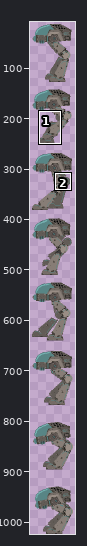
File history of a sprite sheet, img/bosses/water walker.png. Above, an overview of the earlier version with the close-up marked.
Close-up. The starting point:
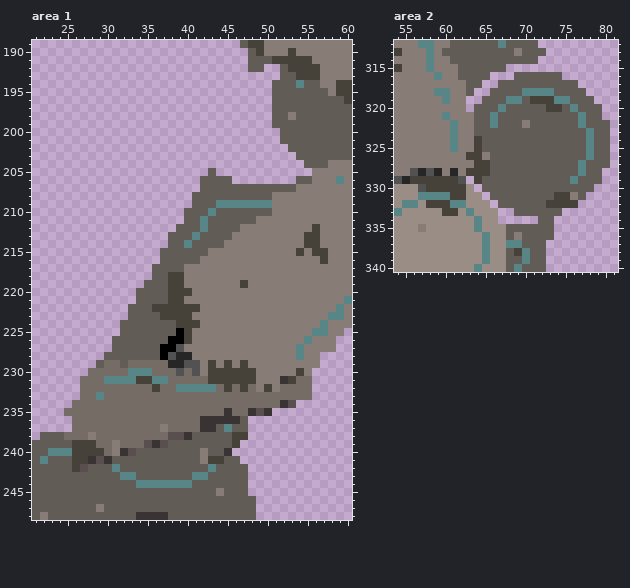
The file is 96x1024 pixels. Colours within 5 levels of each other are drawn and written as one. Shown: area 1: x 21..60, y 189..248; area 2: x 54..81, y 312..340. The wide view leaves out empty margins. The commit also changed other parts of the picture, which this record leaves out.
The result:
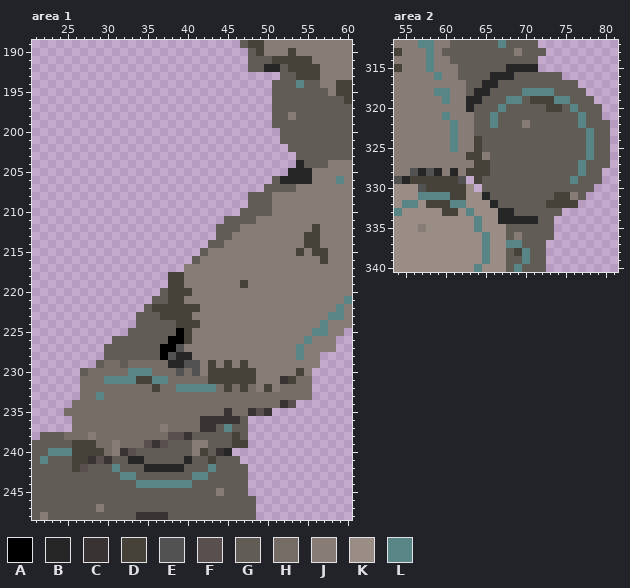
Palette (. is transparent): A #000000  B #262626  C #3a3333  D #464139  E #525252  F #594f4f  G #625c57  H #756c66  J #877d76  K #998d85  L #588585
From old to new:
Area 1:
y 192: x 50..51 .. -> BB
y 204: x 54 . -> B
y 205: x 43 G -> .; x 53..55 ... -> BBB
y 206: x 42..45 GGGG -> ....; x 51..55 ...GG -> GBBBB
y 207: x 42..49 GGGGGGGG -> ........
y 208: x 41..47 GGGGGGG -> .......
y 209: x 41..50 GGGLLLLLLL -> .......GGG
y 210: x 40..46 GGGLGGG -> .......
y 211: x 40..44 GGLGG -> .....
y 212: x 39..43 GGGLG -> .....
y 213: x 38..43 GGGLGG -> ......
y 214: x 38..42 GGLGG -> .....
y 215: x 37..41 GGGGG -> .....
y 216: x 37..40 GGGG -> ....
y 217: x 36..39 GGGG -> ....
y 218: x 36..37 GG -> ..
y 219: x 35..37 GGG -> ...
y 220: x 34..36 GGG -> ...
y 221: x 34..35 GG -> ..
y 222: x 33..34 GG -> ..
y 223: x 33 G -> .
y 224: x 32..33 GG -> ..
y 225: x 32 G -> .
y 227: x 30 . -> G
y 230: x 27 . -> G
y 238: x 47 D -> G
y 239: x 41..42 GG -> JJ; x 47 . -> D
y 240: x 41..42 GJ -> JD; x 44..45 GC -> CB
y 241: x 33..34 GG -> BB; x 40 G -> B; x 42 J -> G; x 44 D -> G
y 242: x 35..39 GGGGG -> BBBBB
Area 2:
y 315: x 68..71 .... -> BBBB
y 316: x 66..68 ... -> BBB
y 317: x 65..66 .. -> BB
y 318: x 64..65 .. -> BB
y 319: x 63..64 .. -> BB
y 320: x 63 . -> B
y 331: x 65 . -> B
y 332: x 66 . -> B
y 333: x 67..68 .. -> BB
y 334: x 67..71 ..... -> BBBBB
